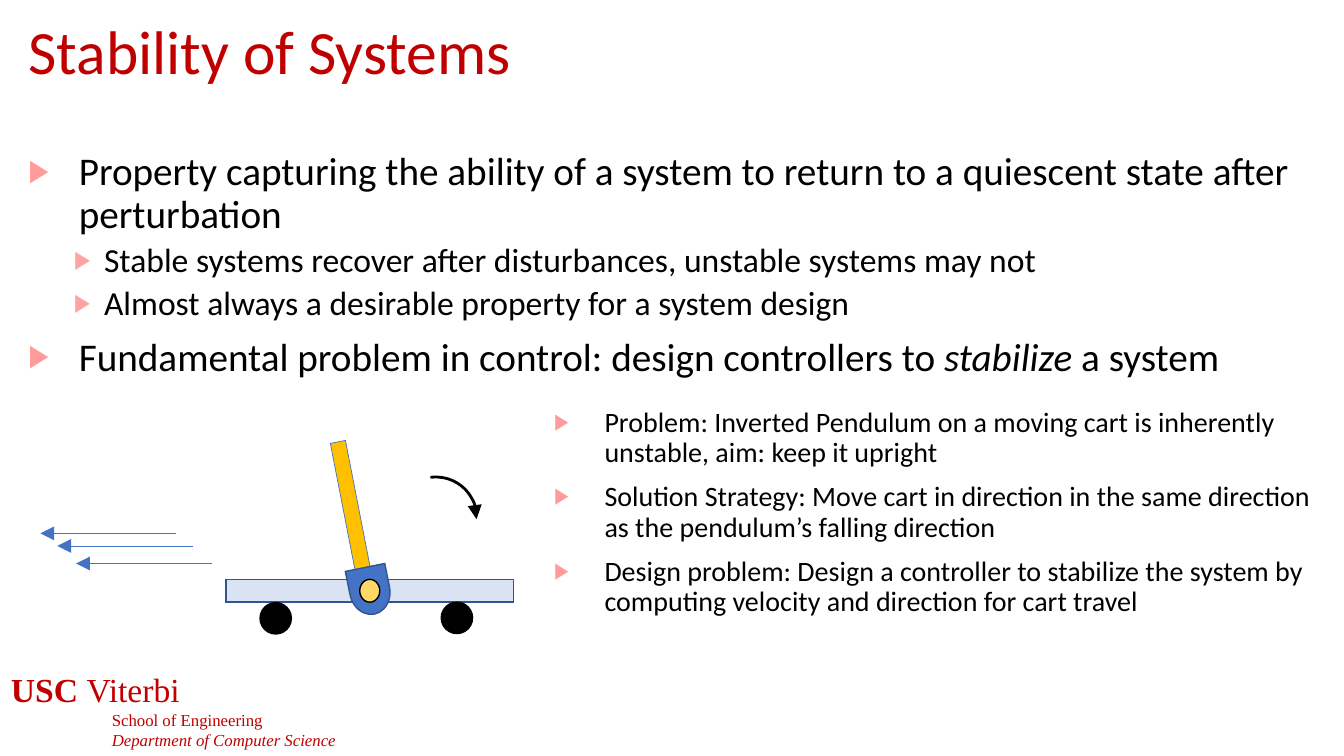
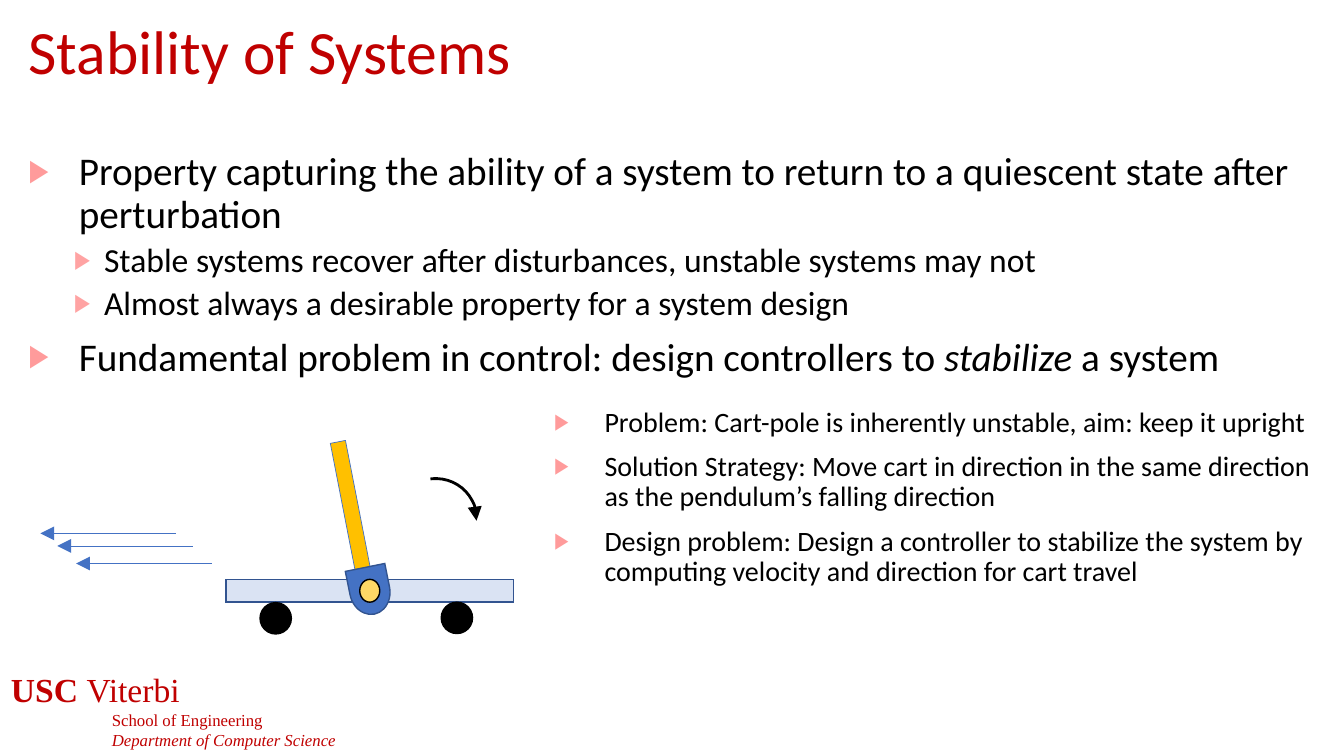
Before and after one commit to jdeshmukh/jdeshmukh.github.io, a slide deck: slide 20 of teaching/cs513slides/lecture3-Dynamical-System-Models.pptx. Drawn at 1344x756 pixels with LibreOffice and Linux fonts; fonts in the diff are those of the drawing; background and template pictures are left out. Boxes give left, top, right and bottom in pixels: in the first picture for what was removed or moved away, otherwise in the second. Text is boxed around its words. In the diff, an @@ line names an element or a change of style, - is before the commit and + after.

```diff
--- a/teaching/cs513slides/lecture3-Dynamical-System-Models.pptx
+++ b/teaching/cs513slides/lecture3-Dynamical-System-Models.pptx
@@ text at bbox=[605, 412, 1305, 437]: text changed @@
-▶ Problem: Inverted Pendulum on a moving cart is inherently unstable, aim: keep it upright
+▶ Problem: Cart-pole is inherently unstable, aim: keep it upright
```
Also in this commit, not shown: 2 other slides changed, 2 other files.
